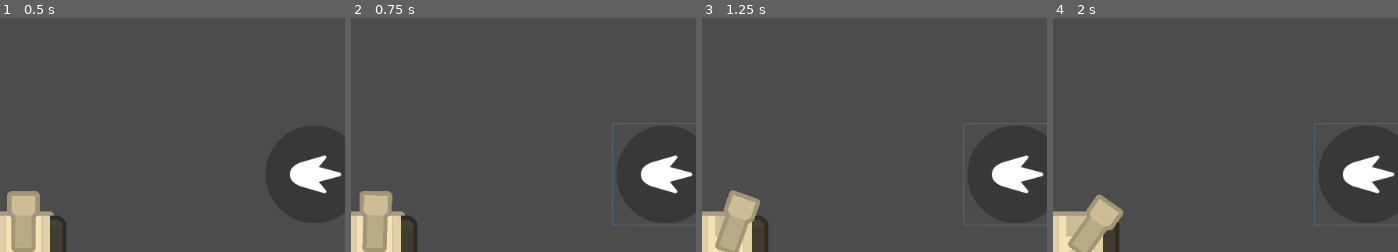
Above: before the commit, frames 1-4 (left to right).
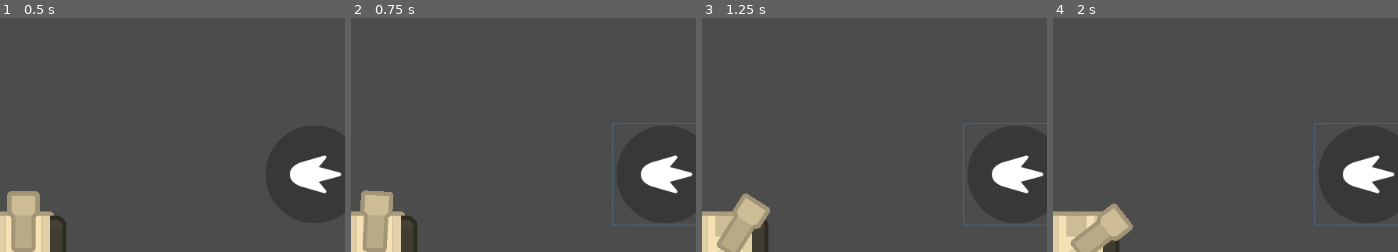
Above: after the commit, the same moments.

Repository: Dieghito124/GodotArcade-1
Game: Godot game, scene res://src/Game.tscn
Same seed, same stepped clock (60 frames per second), same inputs: the game is played once before the commit and once after it. The engine's default icon, where the game draws it, is replaced by a stand-in: a white triangle on a blue panel in a dark square.
Inputs (mouse positions are % of the whole screen's width and height, from its top left):
- Up to frame 1 (0.5 s): no input
- Up to frame 2 (0.75 s): click (91, 83) at 0.5 s
- Up to frame 3 (1.25 s): no input
- Up to frame 4 (2 s): click (91, 83) at 1.25 s
The pictures show only the part of the screen within x 46-96%, y 50-100%; the shares and areas given below are measured in that part.

Frame 1 is identical in both runs. In frame 2, 0.2% of the frame differs, in the area x 2-13%, y 73-100%; in frame 3, 1.2%; in frame 4, 1.5%, in the area x 4-24%, y 75-100%.

Commit message:
Shooting bullet now triggers Events

Diff:
--- a/HUD/HUD.gd
+++ b/HUD/HUD.gd
@@ -3,12 +3,5 @@
 func _ready() -> void:
 	pass
 
-func _process(delta):
-	if $Control/ShotBtn.pressed and $ShotTimer.time_left == 0:
-		Events.shot = true
-		$ShotTimer.start()
-	else:
-		Events.shot = false
-
 func _on_ShotBtn_pressed() -> void:
-	pass
+	Events.emit_signal("player_shot")
--- a/HUD/HUD.tscn
+++ b/HUD/HUD.tscn
@@ -4,7 +4,6 @@
 [ext_resource path="res://assets/HUD/ShotButton.png" type="Texture" id=2]
 
 [node name="HUD" type="CanvasLayer"]
-editor/display_folded = true
 script = ExtResource( 1 )
 
 [node name="Control" type="Control" parent="."]
@@ -21,8 +20,4 @@
 button_mask = 2
 icon = ExtResource( 2 )
 flat = true
-
-[node name="ShotTimer" type="Timer" parent="."]
-wait_time = 0.5
-one_shot = true
 [connection signal="pressed" from="Control/ShotBtn" to="." method="_on_ShotBtn_pressed"]
--- a/globals/Events.gd
+++ b/globals/Events.gd
@@ -6,6 +6,4 @@
 signal game_over
 signal game_win
 signal player_shot
-
-var shot = false
-var ang
+signal bullet_spawned(cannon_rotation)
--- a/project.godot
+++ b/project.godot
@@ -50,6 +50,13 @@
 
 pointing/emulate_touch_from_mouse=true
 
+[layer_names]
+
+2d_physics/layer_1="walls"
+2d_physics/layer_2="obstacles"
+2d_physics/layer_3="player"
+2d_physics/layer_4="bullets"
+
 [locale]
 
 locale_filter=[ 0, [  ] ]
--- a/src/Bullet.gd
+++ b/src/Bullet.gd
@@ -1,4 +1,16 @@
 extends RigidBody2D
+
+var velocity : Vector2 = Vector2(0, -800)
+
 func _ready() -> void:
-	self.rotation = Events.ang
-	apply_impulse(Vector2(), Vector2(0, -1000).rotated(Events.ang))
+	Events.connect("bullet_spawned", self, "initialize")
+
+func _physics_process(delta: float) -> void:
+	"""FIX"""
+	#rotation_degrees = get_global_transform()
+	pass
+
+func initialize(cannon_rotation : float) -> void:
+	self.rotation = cannon_rotation
+	self.apply_central_impulse(velocity.rotated(cannon_rotation))
+	Events.disconnect("bullet_spawned", self, "initialize")
--- a/src/Bullet.tscn
+++ b/src/Bullet.tscn
@@ -6,11 +6,16 @@
 [sub_resource type="PhysicsMaterial" id=1]
 bounce = 1.0
 
-[sub_resource type="CapsuleShape2D" id=2]
-radius = 15.6484
-height = 10.7302
+[sub_resource type="CircleShape2D" id=2]
+radius = 15.7344
+
+[sub_resource type="CapsuleShape2D" id=3]
+radius = 15.5524
+height = 10.2026
 
 [node name="Bullet" type="RigidBody2D"]
+collision_layer = 8
+collision_mask = 7
 physics_material_override = SubResource( 1 )
 gravity_scale = 0.0
 contacts_reported = 1
@@ -22,4 +27,12 @@
 texture = ExtResource( 2 )
 
 [node name="CollisionShape2D" type="CollisionShape2D" parent="."]
+position = Vector2( 0, -6.01291 )
 shape = SubResource( 2 )
+
+[node name="Area2D" type="Area2D" parent="."]
+collision_layer = 8
+collision_mask = 7
+
+[node name="CollisionShape2D2" type="CollisionShape2D" parent="Area2D"]
+shape = SubResource( 3 )
--- a/src/Player.gd
+++ b/src/Player.gd
@@ -1,7 +1,9 @@
 extends Node2D
 
 export var bullet_scene : PackedScene
-var bullet_spawn_pos : Vector2
+
+func _ready() -> void:
+	Events.connect("player_shot", $".", "_player_shot")
 
 func _input(event: InputEvent) -> void:
 	if event is InputEventScreenTouch:
@@ -12,34 +14,21 @@
 			if get_global_mouse_position().x > get_viewport_rect().size.x / 2:
 				angle = $Cannon.get_angle_to(get_global_mouse_position()) + PI/2
 		$Tween.interpolate_property($Cannon, "rotation", $Cannon.rotation,
-			$Cannon.rotation + angle, 2, Tween.TRANS_SINE, Tween.EASE_IN_OUT)
+			$Cannon.rotation + angle, 1.5, Tween.TRANS_SINE, Tween.EASE_IN_OUT)
 		$Tween.start()
 
-func _draw() -> void:
-	pass
-
-func _process(delta) -> void:
-	Events.ang = $Cannon.rotation
-	if Events.shot == true:
-		_player_shot()
-
 func _player_shot() -> void:
-	#bullet_spawn_pos = $Cannon/BulletSpawnPos.global_position
-	#Events.emit_signal("player_shot", bullet_spawn_pos)
-	var sc_bul = load("res://src/Bullet.tscn")
-	var bul = sc_bul.instance()
-	get_node("/root/Game/World1").add_child(bul)
+	$Timers/ShotTimer.start()
+	var bul = bullet_scene.instance()
+	get_node("/root/Game/World1/Bullets").add_child(bul)
 	bul.position = self.position
+	Events.emit_signal("bullet_spawned", $Cannon.rotation)
 	_play_shot_sound()
 
 func _on_Tween_all_completed() -> void:
 	$Laser.add_point($Cannon.position)
 	$Laser.add_point(get_global_mouse_position())
-	pass #Stop the FX sounds
-
-func _on_Tween_started(object: Object, key: NodePath) -> void:
-	pass #Start the FX sounds
 
 func _play_shot_sound() -> void:
 	$Cannon/CannonShot.play()
-	$Cannon/CannonShot.pitch_scale = rand_range(0.9, 1.1)
+	$Cannon/CannonShot.pitch_scale = rand_range(0.9, 1.2)
--- a/src/Player.tscn
+++ b/src/Player.tscn
@@ -23,9 +23,6 @@
 
 [node name="Cannon" type="Node2D" parent="."]
 
-[node name="BulletSpawnPos" type="Position2D" parent="Cannon"]
-position = Vector2( 0, -90 )
-
 [node name="CannonSprite" type="Sprite" parent="Cannon"]
 position = Vector2( 0, -19 )
 scale = Vector2( 0.5, 0.5 )
@@ -38,5 +35,10 @@
 stream = ExtResource( 6 )
 
 [node name="Tween" type="Tween" parent="."]
+
+[node name="Timers" type="Node" parent="."]
+
+[node name="ShotTimer" type="Timer" parent="Timers"]
+wait_time = 3.0
+one_shot = true
 [connection signal="tween_all_completed" from="Tween" to="." method="_on_Tween_all_completed"]
-[connection signal="tween_started" from="Tween" to="." method="_on_Tween_started"]
Not shown: 1 places in src/Bullet.tscn that only renumber resources
